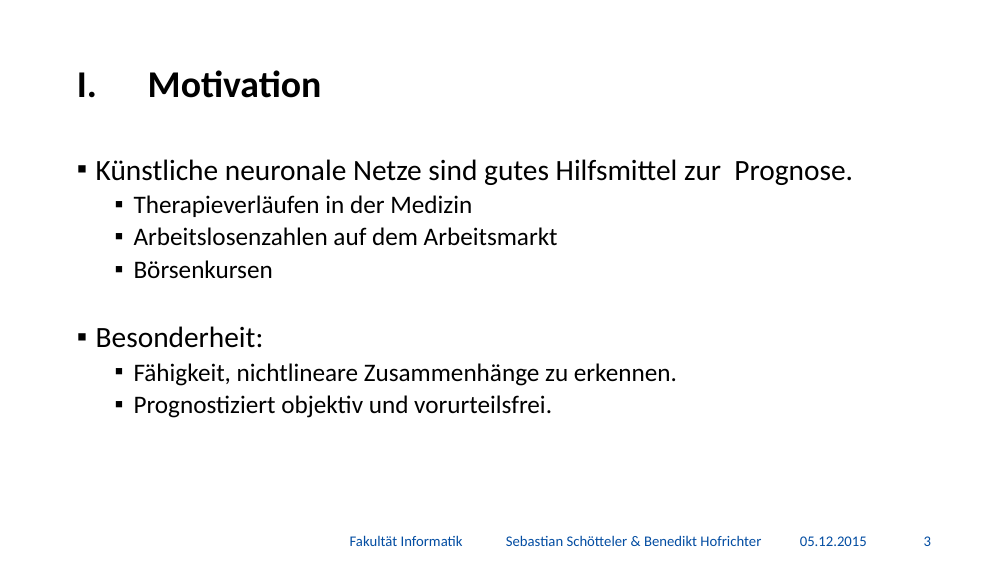
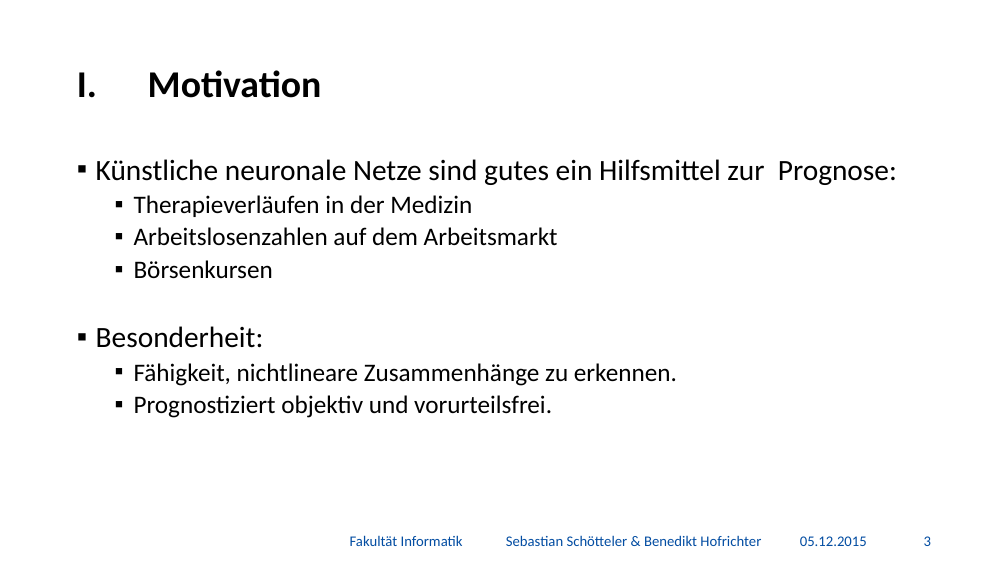
Before and after one commit to BenediktGitGit/soco15, a slide deck: slide 4 of 3b) Vortrag/Präsentation.pptx. Drawn at 1008x567 pixels with LibreOffice and Linux fonts; fonts in the diff are those of the drawing; background and template pictures are left out. Boxes give left, top, right and bottom in pixels: in the first picture for what was removed or moved away, otherwise in the second. Text is boxed around its words. In the diff, an @@ line names an element or a change of style, - is before the commit and + after.

```diff
--- a/3b) Vortrag/Präsentation.pptx
+++ b/3b) Vortrag/Präsentation.pptx
@@ text at (96,159,897,185): text changed @@
-▪ Künstliche neuronale Netze sind gutes Hilfsmittel zur Prognose.
+▪ Künstliche neuronale Netze sind gutes ein Hilfsmittel zur Prognose:
```
Also in this commit, not shown: 9 other slides changed, 2 slides added.
